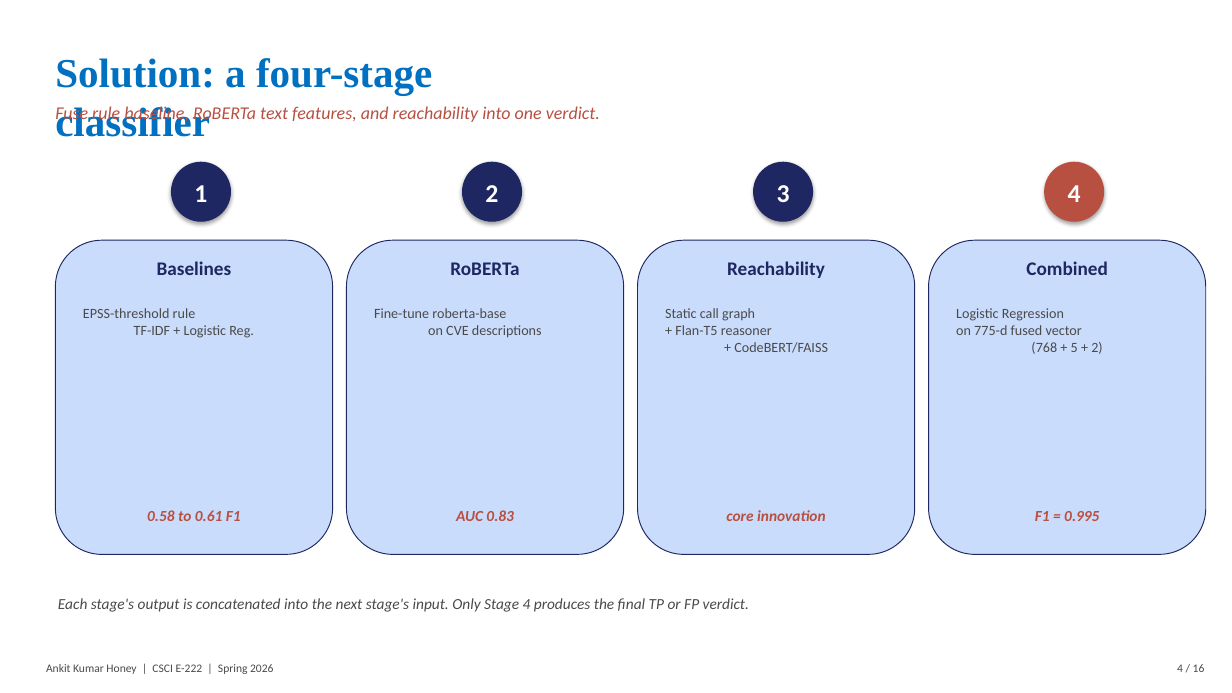
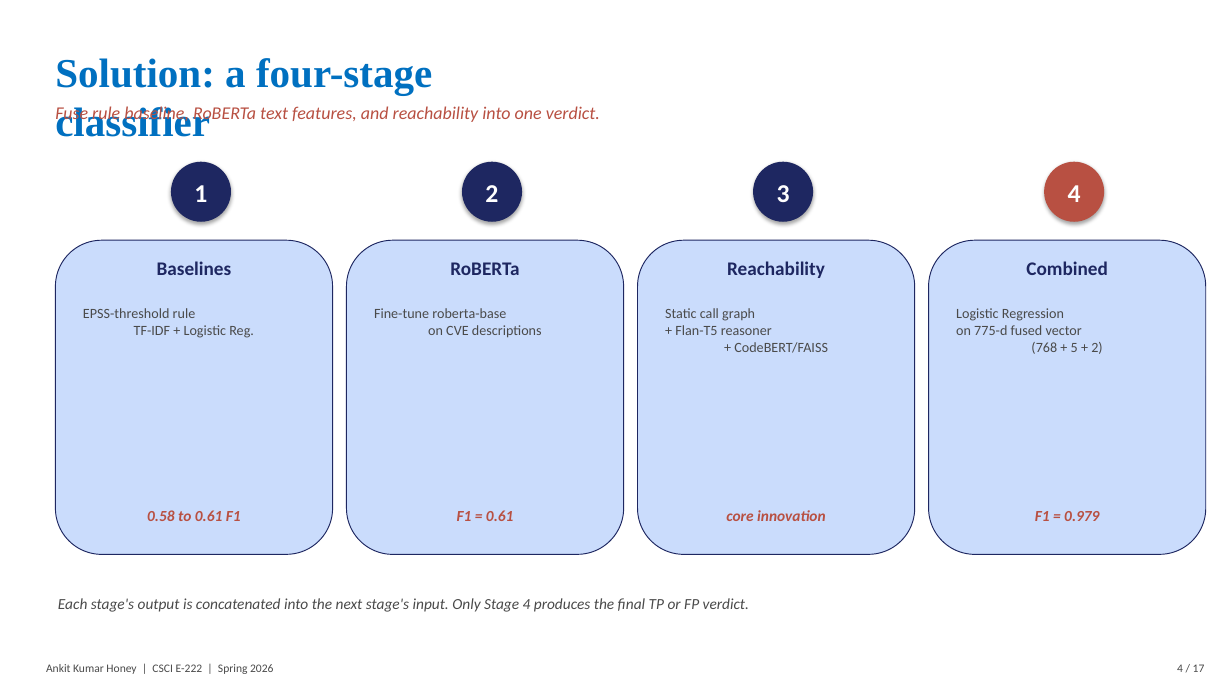
Before and after one commit to honeyankit/reachability-llm, a slide deck: slide 4 of reports/FalsePositive_SupplyChain_Honey.pptx. Drawn at 1232x693 pixels with LibreOffice and Linux fonts; fonts in the diff are those of the drawing. Boxes give left, top, right and bottom in pixels: in the first picture for what was removed or moved away, otherwise in the second. Text is boxed around its words. In the diff, an @@ line names an element or a change of style, - is before the commit and + after.

```diff
--- a/reports/FalsePositive_SupplyChain_Honey.pptx
+++ b/reports/FalsePositive_SupplyChain_Honey.pptx
@@ text at [457,510,513,521]: text changed @@
-AUC 0.83
+F1 = 0.61
@@ text at [1035,511,1099,521]: text changed @@
-F1 = 0.995
+F1 = 0.979
@@ text at [1177,664,1205,672]: text changed @@
-4 / 16
+4 / 17
```
Also in this commit, not shown: 14 other slides changed, 2 slides added, 1 slide removed, 5 other files.
